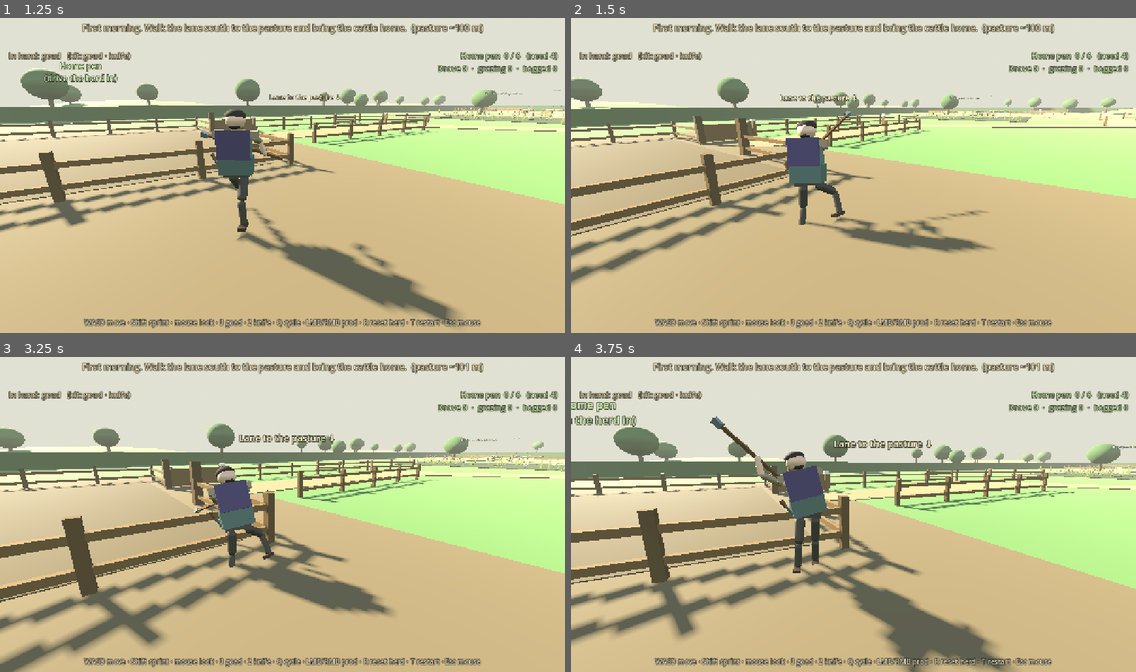
Above: before the commit, frames 1-4 (two rows, left to right).
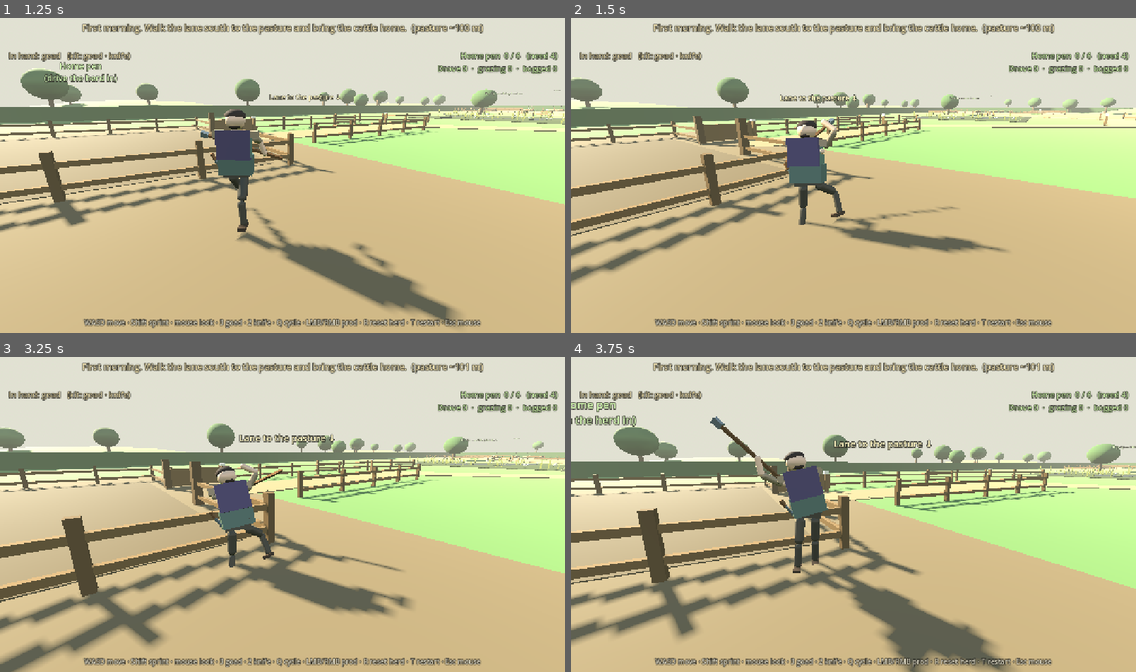
Above: after the commit, the same moments.

Repository: fortins4/devPlayground
Game: Godot game, scene res://scenes/prologue/opening_cattle_drive.tscn
Two runs of this game, one before a commit and one after it. Both use one fixed random seed, a clock stepped at 60 frames per second and the inputs below. This scene is started directly instead of the project's main scene.
Inputs (mouse positions are in pixels of both pictures, inside the frame that each line leads up to):
- Up to frame 1 (1.25 s): tap Enter at 0.5 s; move the mouse to (276, 178) at 0.52 s; hold W (move_forward) from 0.53 s (still down); hold Right mouse button (attack_heavy) from 0.53 s (still down); click (276, 178) at 0.67 s; tap Space (jump) at 0.77 s
- Up to frame 2 (1.5 s): keep holding W (move_forward); move the mouse to (893, 178) at 1.27 s; release Right mouse button (attack_heavy) at 1.28 s; click (893, 178) at 1.35 s
- Up to frame 3 (3.25 s): tap Space (jump) at 1.52, 3.02 s; move the mouse to (237, 508) at 2.02 s; hold H (band_toggle) 2.03-2.78 s; move the mouse to (288, 514) at 2.77 s; release W (move_forward) at 2.78 s; hold A (move_left) from 2.78 s (still down); tap Ctrl (crouch) at 2.85 s; click (288, 514) at 2.92 s
- Up to frame 4 (3.75 s): move the mouse to (830, 508) at 3.52 s; release A (move_left) at 3.53 s; hold W (move_forward) from 3.53 s (still down); hold Q (cycle_weapon) from 3.53 s (still down)

Frame 1 is identical in both runs. In frame 2, 0.7% of the frame differs, in the area x 37-78%, y 29-75%; in frame 3, 0.8%, in the area x 34-73%, y 33-80%; in frame 4, nothing differs.

Commit message:
fix(combat): seat charged side shaft at shoulders for spaced grips
Continuous path is charged release only. Restore parent L/R mid keys
and torso slide, then seat the side chord in front of both shoulders
so fixed palm stations stay reachable. Top keeps key/slide path with
spaced grips. Sync still skips while the arc is live.

Diff:
--- a/scripts/characters/player/player_controller.gd
+++ b/scripts/characters/player/player_controller.gd
@@ -1451,16 +1451,16 @@
 	# Side arcs stay in front of the torso (−Z). Mid keys used to park the
 	# butt on the centerline so the tip chord cut through the chest.
 	var left: Array = [
-		_swing_line(Vector3(-0.26, 1.34, -0.55), Vector3(-0.70, 0.55, -0.65)),
-		_swing_line(Vector3(-0.16, 1.22, -0.78), Vector3(0.50, 0.20, -1.00)),
-		_swing_line(Vector3(-0.06, 1.14, -0.74), Vector3(0.58, -0.28, -0.92)),
-		_swing_line(Vector3(0.00, 1.12, -0.62), Vector3(0.50, -0.48, -0.72)),
+		_swing_line(Vector3(-0.24, 1.32, -0.52), Vector3(-0.70, 0.52, -0.58)),
+		_swing_line(Vector3(-0.16, 1.22, -0.78), Vector3(0.55, 0.18, -0.98)),
+		_swing_line(Vector3(-0.06, 1.14, -0.72), Vector3(0.60, -0.30, -0.88)),
+		_swing_line(Vector3(0.02, 1.14, -0.58), Vector3(0.50, -0.48, -0.68)),
 	]
 	var right: Array = [
-		_swing_line(Vector3(0.26, 1.34, -0.55), Vector3(0.70, 0.55, -0.65)),
-		_swing_line(Vector3(0.16, 1.22, -0.78), Vector3(-0.50, 0.20, -1.00)),
-		_swing_line(Vector3(0.06, 1.14, -0.74), Vector3(-0.58, -0.28, -0.92)),
-		_swing_line(Vector3(0.00, 1.12, -0.62), Vector3(-0.50, -0.48, -0.72)),
+		_swing_line(Vector3(0.24, 1.32, -0.52), Vector3(0.70, 0.52, -0.58)),
+		_swing_line(Vector3(0.16, 1.22, -0.78), Vector3(-0.55, 0.18, -0.98)),
+		_swing_line(Vector3(0.06, 1.14, -0.72), Vector3(-0.60, -0.30, -0.88)),
+		_swing_line(Vector3(-0.02, 1.14, -0.58), Vector3(-0.50, -0.48, -0.68)),
 	]
 	# Overhead chop. Key 0 is the live bar over the head. These keep the
 	# hands high and drop the tip straight down the face side — not the
@@ -1526,17 +1526,21 @@
 	var cleared: Array = _slide_line_off_body(butt_w, tip_w)
 	butt_w = cleared[0]
 	tip_w = cleared[1]
-	# Clearance can shove the mid chord out of left-hand reach — both palms
-	# then sat on the butt. Pull into dual-station reach AFTER the slide so
-	# a second push cannot undo the left grip.
-	var reached: Array = _pull_shaft_into_spaced_reach(butt_w, tip_w)
-	butt_w = reached[0]
-	tip_w = reached[1]
+	# Charged release only (this continuous path). Seat the wood where both
+	# spaced palms can actually hold it — slide-only left the mid station
+	# past left-arm reach so both hands piled on the butt.
+	if not overhead:
+		var seated: Array = _seat_charged_shaft_at_shoulders(butt_w, tip_w)
+		butt_w = seated[0]
+		tip_w = seated[1]
+		cleared = _slide_line_off_body(butt_w, tip_w)
+		butt_w = cleared[0]
+		tip_w = cleared[1]
 	var goad := _place_continuous_shaft(butt_w, tip_w)
 	if goad:
 		# Fixed stations along the wood — nearest-to-shoulder piled both hands on the butt.
-		_grip_shaft_at_y(goad, "right_arm", "right_forearm", 0.12)
-		_grip_shaft_at_y(goad, "left_arm", "left_forearm", 0.48)
+		_grip_shaft_at_y(goad, "right_arm", "right_forearm", 0.14)
+		_grip_shaft_at_y(goad, "left_arm", "left_forearm", 0.52)
 
 
 func _continuous_line_at(u: float) -> Array:
@@ -1570,8 +1574,8 @@
 	if mid.z > -0.36:
 		mid.z = -0.55
 	# Side mid-arc: keep the bezier in front of the chest, not through it.
-	if absf(_swing_arc_aim.x) > 0.35 and mid.y > 0.70 and mid.y < 1.50:
-		mid.z = minf(mid.z, -0.82)
+	if absf(_swing_arc_aim.x) > 0.35 and mid.y > 0.75 and mid.y < 1.48:
+		mid.z = minf(mid.z, -0.78)
 	# Do not crest the skull. Overhead stays in front; a side swing stays wide.
 	if mid.y > 1.42 and absf(mid.x) < 0.34:
 		mid.z = minf(mid.z, -0.64)
@@ -1715,14 +1719,14 @@
 			push = maxf(push, (hp.z + 0.30) / along)
 		var tp: Vector3 = torso.to_local(p)
 		# Wider / deeper torso sample so a side chord cannot sit in the chest.
-		if absf(tp.x) < 0.46 and tp.y > -0.14 and tp.y < 0.72 and tp.z > -0.28:
+		if absf(tp.x) < 0.44 and tp.y > -0.14 and tp.y < 0.72 and tp.z > -0.30:
 			var chest_face := -torso.global_transform.basis.z
 			var along_c := 0.35
 			if chest_face.length_squared() > 0.0001:
 				along_c = maxf(dir.dot(chest_face.normalized()), 0.35)
-			push = maxf(push, (tp.z + 0.36) / along_c)
+			push = maxf(push, (tp.z + 0.40) / along_c)
 	if push > 0.001:
-		var push_cap := 0.62 if absf(_swing_arc_aim.x) > 0.35 else 0.55
+		var push_cap := 0.78 if absf(_swing_arc_aim.x) > 0.35 else 0.55
 		var delta := dir * minf(push, push_cap)
 		butt_w += delta
 		tip_w += delta
@@ -1781,48 +1785,38 @@
 
 
 
-func _pull_shaft_into_spaced_reach(butt_w: Vector3, tip_w: Vector3) -> Array:
-	## Keep both spaced stations inside forearm reach after a face-side slide.
+func _seat_charged_shaft_at_shoulders(butt_w: Vector3, tip_w: Vector3) -> Array:
+	## Place the charged mid chord in front of both shoulders so spaced
+	## grip stations stay inside forearm reach. Axis comes from the swing keys.
 	if locomotion == null:
 		return [butt_w, tip_w]
-	var torso := locomotion.get_joint("torso") as Node3D
-	var face := Vector3(0.0, 0.0, -1.0)
-	if torso:
-		face = -torso.global_transform.basis.z
-		if face.length_squared() > 0.0001:
-			face = face.normalized()
+	var right_arm := locomotion.get_joint("right_arm") as Node3D
+	var left_arm := locomotion.get_joint("left_arm") as Node3D
+	if right_arm == null or left_arm == null:
+		return [butt_w, tip_w]
 	var axis := tip_w - butt_w
 	if axis.length_squared() < 0.0001:
 		return [butt_w, tip_w]
 	axis = axis.normalized()
-	# Stations match _grip_shaft_at_y (goad Y 0 ≈ butt+0.255 along axis).
-	var right_pt: Vector3 = butt_w + axis * (0.255 + 0.12)
-	var left_pt: Vector3 = butt_w + axis * (0.255 + 0.48)
-	var pull := Vector3.ZERO
-	var n := 0
-	for pair in [["right_arm", right_pt, 0.50], ["left_arm", left_pt, 0.50]]:
-		var arm := locomotion.get_joint(String(pair[0])) as Node3D
-		if arm == null:
-			continue
-		var shoulder: Vector3 = arm.global_position
-		var target: Vector3 = pair[1]
-		var lim: float = float(pair[2])
-		var d := shoulder.distance_to(target)
-		if d <= lim:
-			continue
-		var step := (shoulder - target).normalized() * minf(d - lim, 0.72)
-		# Never yank the wood back through the cloak.
-		var into := -step.dot(face)
-		if into > 0.0:
-			step += face * into
-		pull += step
-		n += 1
-	if n > 0:
-		butt_w += pull / float(n)
-		tip_w += pull / float(n)
-		axis = tip_w - butt_w
-		if axis.length_squared() > 0.0001:
-			tip_w = butt_w + axis.normalized() * 1.30
+	var face := -_swing_frame.basis.z
+	face.y = 0.0
+	if face.length_squared() < 0.0001:
+		face = Vector3(0.0, 0.0, -1.0)
+	else:
+		face = face.normalized()
+	var r_sh: Vector3 = right_arm.global_position
+	var l_sh: Vector3 = left_arm.global_position
+	var mid_sh: Vector3 = (r_sh + l_sh) * 0.5
+	var swing_mid_y := (butt_w.y + tip_w.y) * 0.5
+	# Hold the wood just ahead of the chest — close enough for both palms.
+	var grip_mid: Vector3 = mid_sh + face * 0.40
+	grip_mid.y = clampf(swing_mid_y, mid_sh.y - 0.10, mid_sh.y + 0.40)
+	# ~38cm of shaft between palms (readable two-hand swing).
+	var spacing := 0.38
+	var right_pt: Vector3 = grip_mid - axis * (spacing * 0.5)
+	# right station is goad Y 0.14 ⇒ world = butt + axis * (0.255 + 0.14)
+	butt_w = right_pt - axis * (0.255 + 0.14)
+	tip_w = butt_w + axis * 1.30
 	return [butt_w, tip_w]
 
 
@@ -2631,7 +2625,7 @@
 	var shoulder: Vector3 = arm.global_position
 	var best: Vector3 = shaft.to_global(Vector3(0.0, shaft_y, 0.0))
 	var best_d := shoulder.distance_to(best)
-	if best_d > 1.35:
+	if best_d > 0.85:
 		return
 	var l1 := 0.30
 	var palm := 0.22
